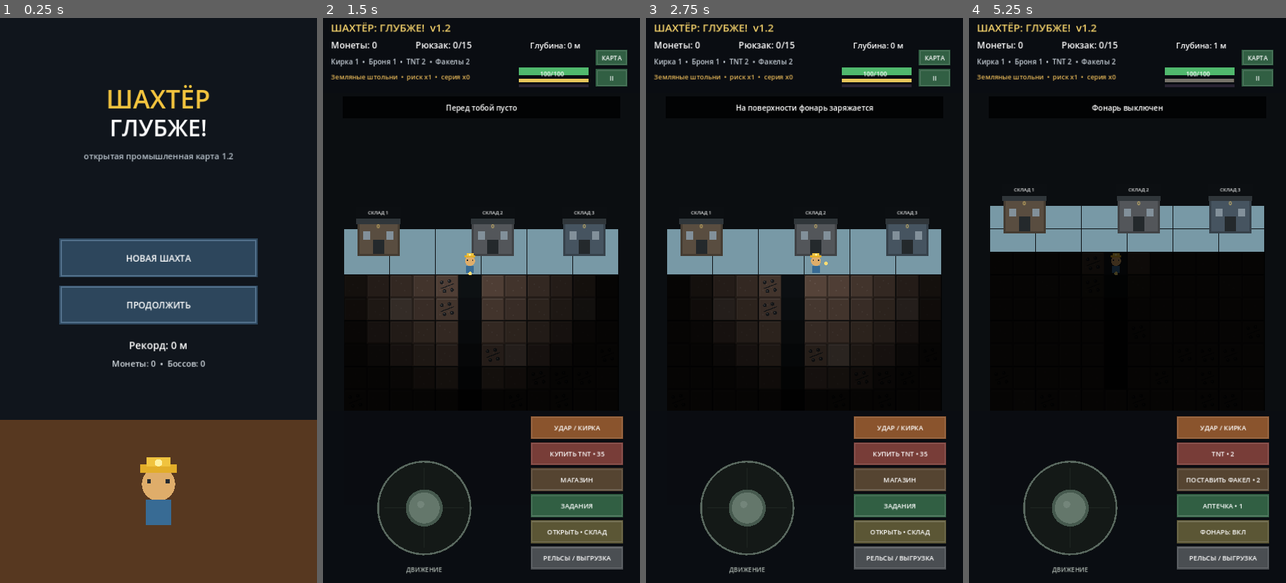
Above: before the commit, frames 1-4 (left to right).
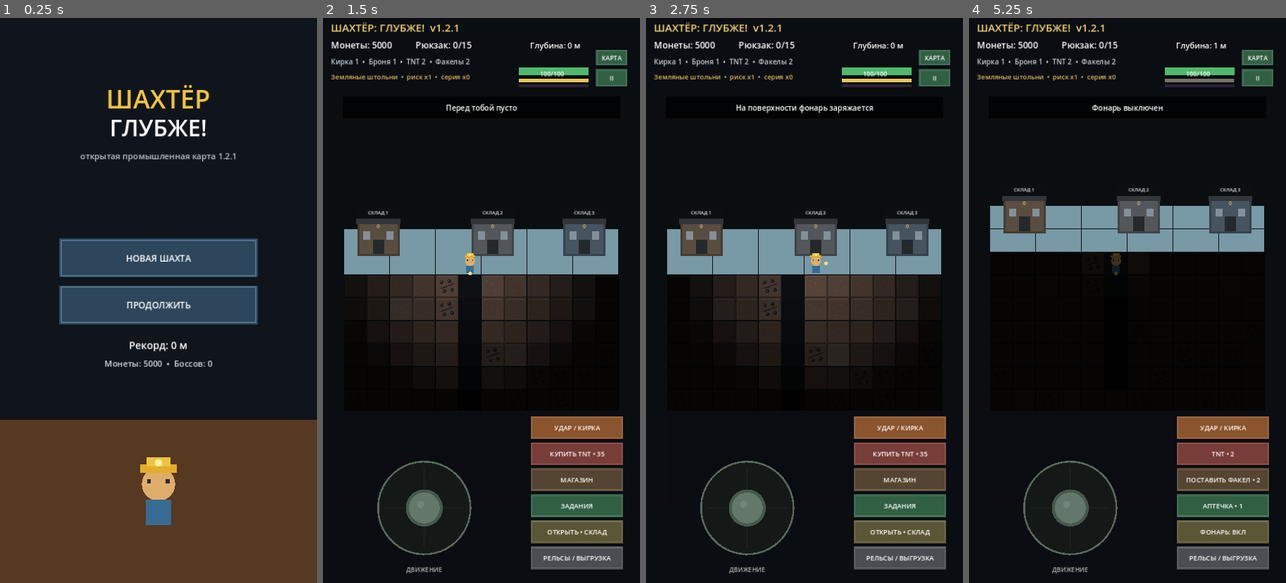
Above: after the commit, the same moments.

Repository: geodenix/miner-deeper
Game: Godot game, scene res://Main.tscn
Same seed, same stepped clock (60 frames per second), same inputs: the game is played once before the commit and once after it.
Inputs (mouse positions are in pixels of both pictures, inside the frame that each line leads up to):
- Up to frame 1 (0.25 s): no input
- Up to frame 2 (1.5 s): tap Enter at 0.5, 0.6 s; move the mouse to (551, 272) at 0.52 s; hold D 0.53-1.25 s; click (551, 272) at 0.67 s; tap Space at 0.77, 1.25 s; drag from (418, 328) to (465, 413) at 1.27 s
- Up to frame 3 (2.75 s): tap Enter at 2 s; move the mouse to (836, 176) at 2.02 s; hold D from 2.03 s (still down); tap F at 2.1 s
- Up to frame 4 (5.25 s): release D at 2.75 s; tap Space at 2.75, 3.77, 4.25 s; drag from (1111, 413) to (1032, 215) at 2.77 s; tap Enter at 3.5, 3.6 s; move the mouse to (1222, 385) at 3.52 s; hold A 3.53-4.25 s; drag from (1032, 215) to (1079, 159) at 4.27 s; move the mouse to (1143, 300) at 5.02 s; hold S from 5.03 s (still down); tap F at 5.1 s; click (1143, 300) at 5.17 s

The runs differ from the first frame. In frame 1, 0.6% of the frame differs, in the area x 25-75%, y 23-62%; in frame 2, less than 0.1%; in frame 3, less than 0.1%; in frame 4, less than 0.1%.

Commit message:
Grant one-time 5000 coin bonus

Diff:
--- a/game/main.gd
+++ b/game/main.gd
@@ -95,6 +95,7 @@
 var facing: Vector2i = Vector2i.DOWN
 var hp: int = 100
 var coins: int = 0
+var bonus_5000_claimed: bool = false
 var pick_level: int = 1
 var bag_level: int = 1
 var armor_level: int = 1
@@ -183,6 +184,7 @@
 func _ready() -> void:
 	rng.randomize()
 	load_meta()
+	apply_5000_bonus()
 	mine_loaded = load_mine()
 	if not mine_loaded:
 		generate_mine()
@@ -1973,9 +1975,17 @@
 	save_meta()
 	save_mine()
 
+func apply_5000_bonus() -> void:
+	if bonus_5000_claimed:
+		return
+	coins += 5000
+	bonus_5000_claimed = true
+	save_meta()
+
 func save_meta() -> void:
 	var data: Dictionary = {
 		"coins":coins,
+		"bonus_5000_claimed":bonus_5000_claimed,
 		"pick_level":pick_level,
 		"bag_level":bag_level,
 		"armor_level":armor_level,
@@ -2017,6 +2027,7 @@
 	if typeof(data) != TYPE_DICTIONARY:
 		return
 	coins = int(data.get("coins",0))
+	bonus_5000_claimed = bool(data.get("bonus_5000_claimed",false))
 	pick_level = maxi(1,int(data.get("pick_level",1)))
 	bag_level = maxi(1,int(data.get("bag_level",1)))
 	armor_level = maxi(1,int(data.get("armor_level",1)))
@@ -2295,7 +2306,7 @@
 	draw_rect(Rect2(0,h-370,BASE_W,370),Color("#573820"))
 	draw_string(ThemeDB.fallback_font,Vector2(0,205),"ШАХТЁР",HORIZONTAL_ALIGNMENT_CENTER,BASE_W,58,Color("#f3c43e"))
 	draw_string(ThemeDB.fallback_font,Vector2(0,268),"ГЛУБЖЕ!",HORIZONTAL_ALIGNMENT_CENTER,BASE_W,52,Color.WHITE)
-	draw_string(ThemeDB.fallback_font,Vector2(0,320),"открытая промышленная карта 1.2",HORIZONTAL_ALIGNMENT_CENTER,BASE_W,19,Color("#b9c3cc"))
+	draw_string(ThemeDB.fallback_font,Vector2(0,320),"открытая промышленная карта 1.2.1",HORIZONTAL_ALIGNMENT_CENTER,BASE_W,19,Color("#b9c3cc"))
 	draw_menu_button(menu_new_rect(),"НОВАЯ ШАХТА")
 	draw_menu_button(menu_continue_rect(),"ПРОДОЛЖИТЬ")
 	draw_string(ThemeDB.fallback_font,Vector2(0,750),"Рекорд: "+str(maxi(0,max_depth-SURFACE_ROW))+" м",HORIZONTAL_ALIGNMENT_CENTER,BASE_W,23,Color.WHITE)
@@ -2440,7 +2451,7 @@
 
 func draw_hud() -> void:
 	draw_rect(Rect2(0,0,BASE_W,TOP_H),Color(0.04,0.05,0.07,0.97))
-	draw_string(ThemeDB.fallback_font,Vector2(18,31),"ШАХТЁР: ГЛУБЖЕ!  v1.2",HORIZONTAL_ALIGNMENT_LEFT,-1,24,Color("#f5d36b"))
+	draw_string(ThemeDB.fallback_font,Vector2(18,31),"ШАХТЁР: ГЛУБЖЕ!  v1.2.1",HORIZONTAL_ALIGNMENT_LEFT,-1,24,Color("#f5d36b"))
 	draw_string(ThemeDB.fallback_font,Vector2(18,69),"Монеты: "+str(coins),HORIZONTAL_ALIGNMENT_LEFT,-1,20,Color.WHITE)
 	draw_string(ThemeDB.fallback_font,Vector2(210,69),"Рюкзак: "+str(bag_used())+"/"+str(bag_capacity()),HORIZONTAL_ALIGNMENT_LEFT,-1,20,Color.WHITE)
 	draw_string(ThemeDB.fallback_font,Vector2(470,69),"Глубина: "+str(maxi(0,player.y-SURFACE_ROW))+" м",HORIZONTAL_ALIGNMENT_LEFT,-1,18,Color.WHITE)
